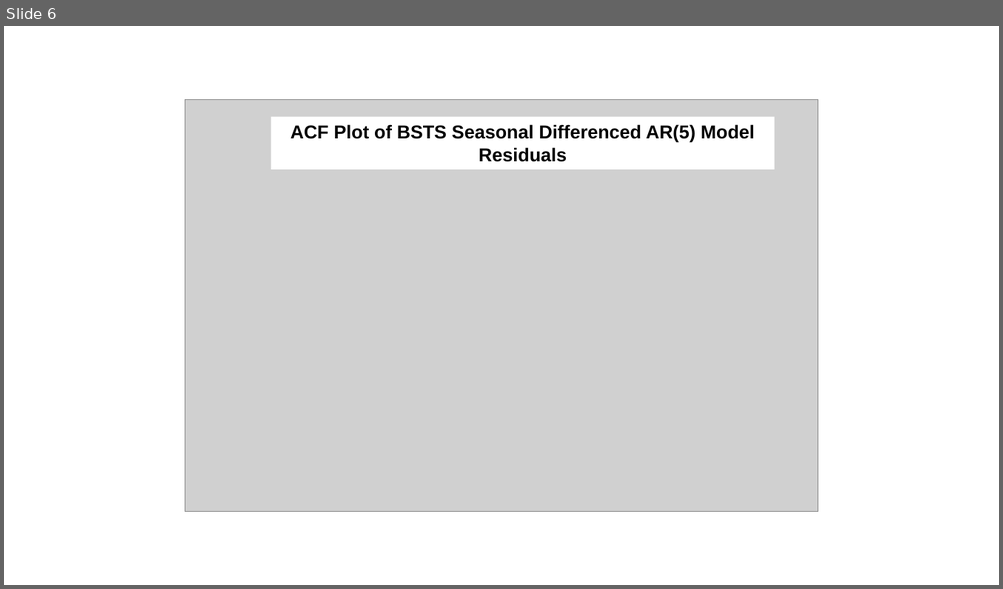
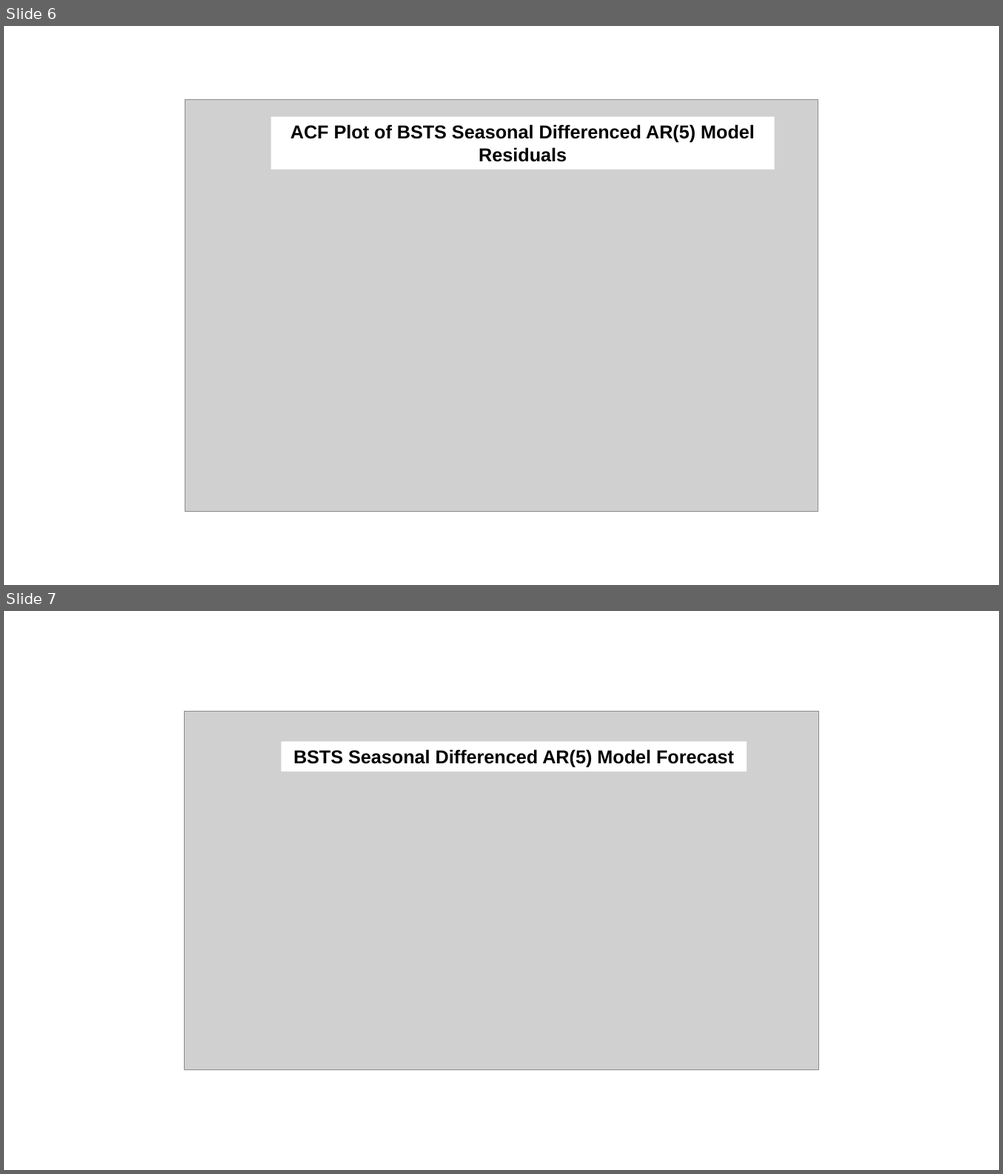
Before and after one commit to johnmelel/TimeSeries_AQI_Forecasting, a slide deck: BSTS_SC/bsts_figures.pptx. Shown one above the other, each under a label of ours: slide 6 before the commit, slides 6 and 7 after it. The pictures are 1003x589 and 1003x1174 pixels, drawn with LibreOffice and Linux fonts; fonts in the diff are those of the drawing; grey boxes stand for pictures. Boxes give left, top, right and bottom in pixels: in the first picture for what was removed or moved away, otherwise in the second. Text is boxed around its words. In the diff, an @@ line names an element or a change of style, - is before the commit and + after.

Commit message:
forecast plot

```diff
--- a/BSTS_SC/bsts_figures.pptx
+++ b/BSTS_SC/bsts_figures.pptx
@@ slide 7 added at (4,611,999,1170), background #FFFFFF @@
@@ picture added at (185,712,819,1071) @@
@@ rectangle added at (281,741,746,772), fill #FFFFFF, 18 pt, text #000000, bold @@
+BSTS Seasonal Differenced AR(5) Model Forecast
```
Also in this commit, not shown: 1 other file.
